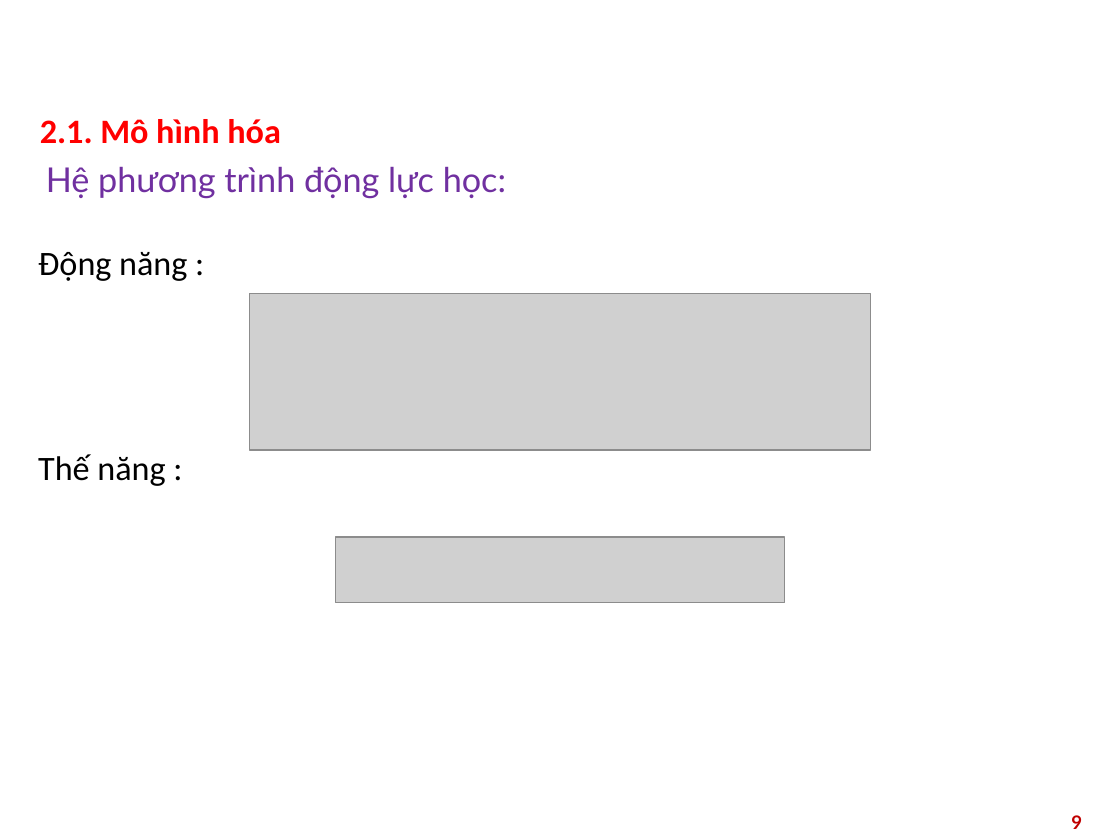
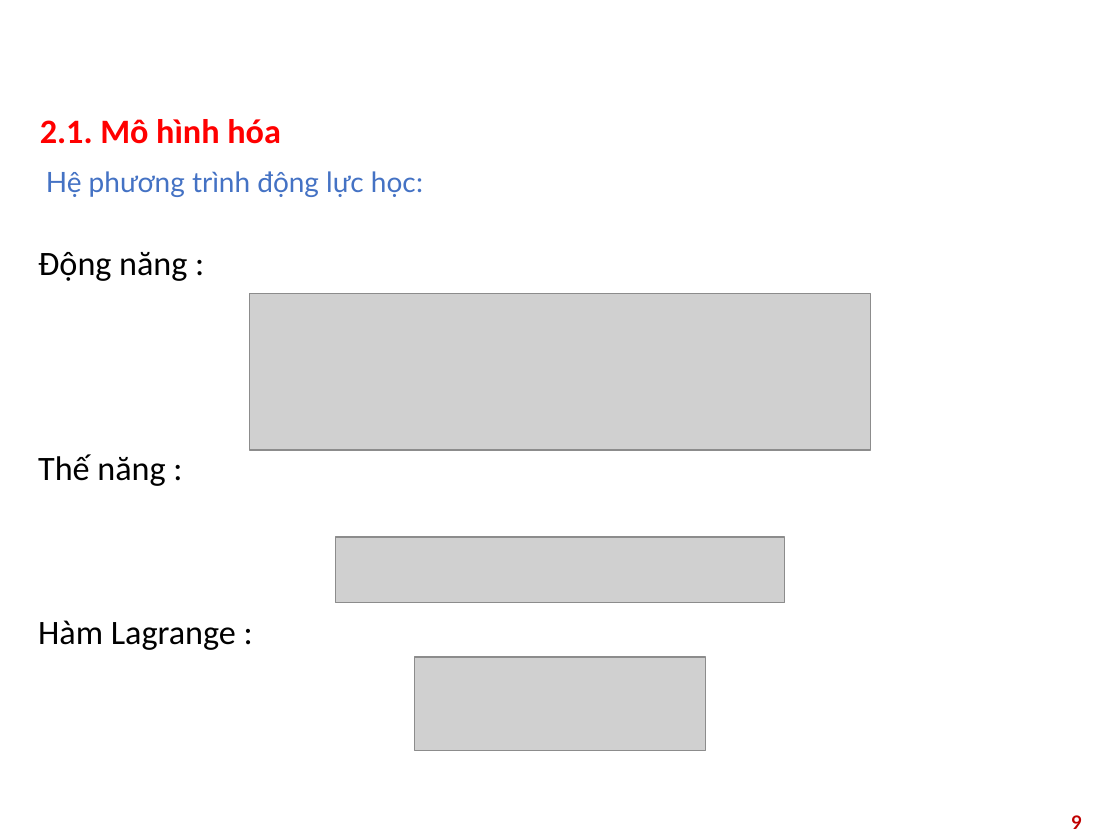
Before and after one commit to huynq03/doan_2025.1, a slide deck: slide 9 of Quadrotor-Control-System/slide/demo.pptx. Drawn at 1120x840 pixels with LibreOffice and Linux fonts; fonts in the diff are those of the drawing; grey boxes stand for pictures; background and template pictures are left out. Boxes give left, top, right and bottom in pixels: in the first picture for what was removed or moved away, otherwise in the second. Text is boxed around its words. In the diff, an @@ line names an element or a change of style, - is before the commit and + after.

```diff
--- a/Quadrotor-Control-System/slide/demo.pptx
+++ b/Quadrotor-Control-System/slide/demo.pptx
@@ text at (46, 171, 423, 197): size 22 to 18 pt, text colour #7030A0 to #4472C4 in "Hệ phương trình động lực học:" @@
@@ text at (38, 620, 236, 650): paragraph added @@
+Hàm Lagrange :
@@ picture added at (414, 657, 704, 750) @@
```
Also in this commit, not shown: 10 other slides changed, 7 slides added, 55 other files.
